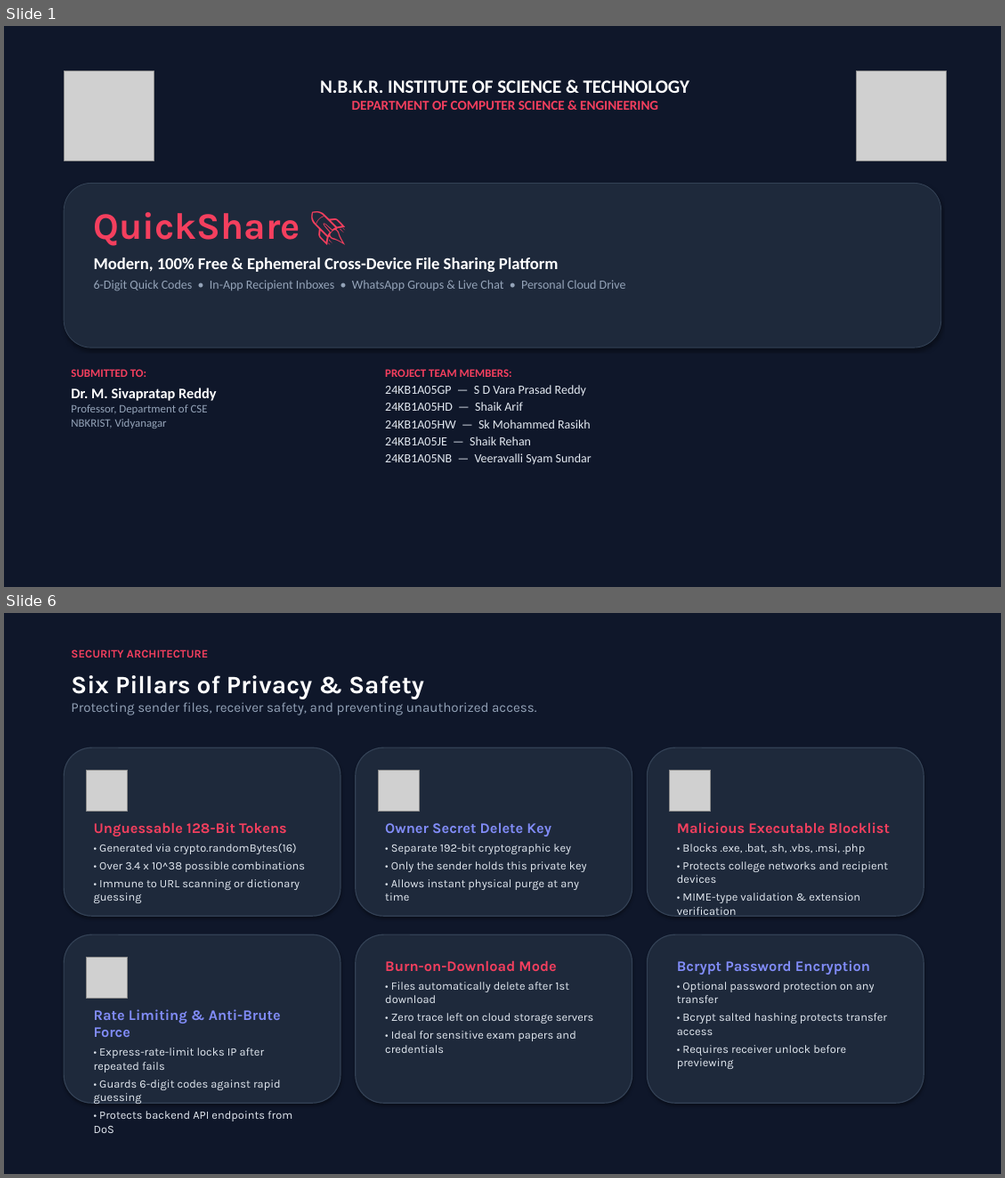
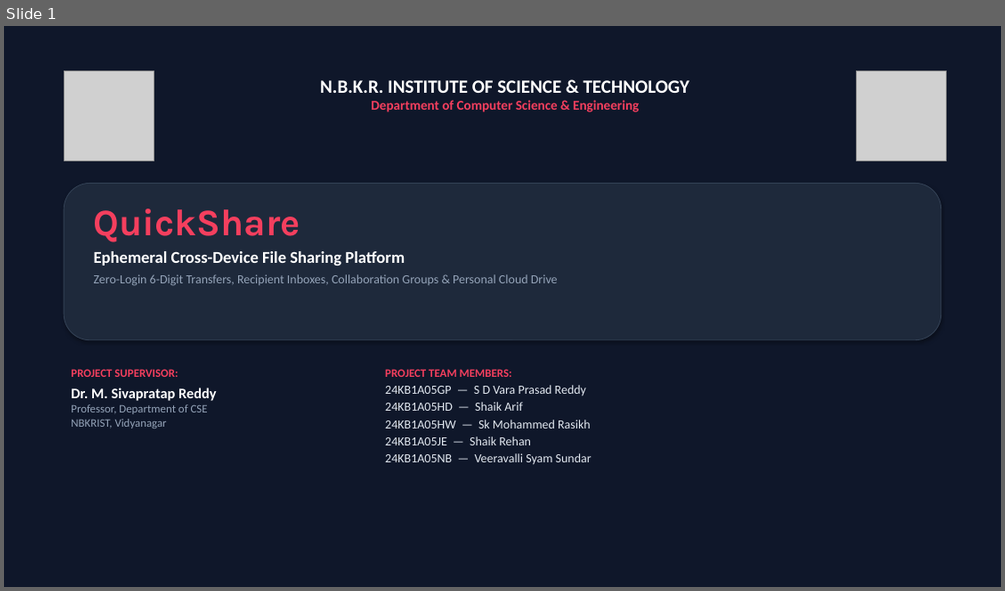
Before and after one commit to sathidevivaraprasadreddy/share, a slide deck: QuickShare_Presentation.pptx. Shown one above the other, each under a label of ours: slides 1 and 6 before the commit, slide 1 after it; the slides between them are not shown. The pictures are 1005x1178 and 1005x591 pixels, drawn with LibreOffice and Linux fonts; fonts in the diff are those of the drawing; grey boxes stand for pictures. Boxes give left, top, right and bottom in pixels: in the first picture for what was removed or moved away, otherwise in the second. Text is boxed around its words. In the diff, an @@ line names an element or a change of style, - is before the commit and + after.

Commit message:
docs(presentation): complete 17-slide executive presentation with real screenshots of login and all core features

```diff
--- a/QuickShare_Presentation.pptx
+++ b/QuickShare_Presentation.pptx
@@ slide 6 removed at [4,613,1001,1174], background #FFFFFF @@
@@ rectangle removed at [4,613,1001,1174] @@
@@ text removed at [71,649,208,657] @@
-SECURITY ARCHITECTURE
@@ text removed at [71,675,536,715] @@
-Six Pillars of Privacy & Safety
-Protecting sender files, receiver safety, and preventing unauthorized access.
@@ rounded rectangle removed at [64,747,340,916] @@
@@ picture removed at [86,770,128,811] @@
@@ rounded rectangle removed at [356,747,632,916] @@
@@ picture removed at [378,770,419,811] @@
@@ rounded rectangle removed at [647,747,923,916] @@
@@ picture removed at [670,770,711,811] @@
@@ text removed at [94,822,305,903] @@
-Unguessable 128-Bit Tokens
-• Generated via crypto.randomBytes(16)
-• Over 3.4 x 10^38 possible combinations
-• Immune to URL scanning or dictionary guessing
@@ text removed at [385,823,587,900] @@
-Owner Secret Delete Key
-• Separate 192-bit cryptographic key
-• Only the sender holds this private key
-• Allows instant physical purge at any time
@@ text removed at [677,822,890,915] @@
-Malicious Executable Blocklist
-• Blocks .exe, .bat, .sh, .vbs, .msi, .php
-• Protects college networks and recipient devices
-• MIME-type validation & extension verification
@@ rounded rectangle removed at [64,934,340,1103] @@
@@ picture removed at [86,957,128,998] @@
@@ rounded rectangle removed at [356,934,632,1103] @@
@@ rounded rectangle removed at [647,934,923,1103] @@
@@ text removed at [385,960,593,1053] @@
-Burn-on-Download Mode
-• Files automatically delete after 1st download
-• Zero trace left on cloud storage servers
-• Ideal for sensitive exam papers and credentials
@@ text removed at [677,960,887,1069] @@
-Bcrypt Password Encryption
-• Optional password protection on any transfer
-• Bcrypt salted hashing protects transfer access
-• Requires receiver unlock before previewing
@@ text removed at [94,1009,292,1133] @@
-Rate Limiting & Anti-Brute Force
-• Express-rate-limit locks IP after repeated fails
-• Guards 6-digit codes against rapid guessing
-• Protects backend API endpoints from DoS
@@ slide 1 changed as well @@
@@ text at [371,100,639,112]: text changed @@
-DEPARTMENT OF COMPUTER SCIENCE & ENGINEERING
+Department of Computer Science & Engineering
@@ rounded rectangle: place and size @@
-rounded rectangle at [64,183,941,347]
+rounded rectangle at [64,183,941,340]
@@ text at [94,208,558,286]: text changed @@
-QuickShare 🚀
-Modern, 100% Free & Ephemeral Cross-Device File Sharing Platform
-6-Digit Quick Codes • In-App Recipient Inboxes • WhatsApp Groups & Live Chat • Personal Cloud Drive
+QuickShare
+Ephemeral Cross-Device File Sharing Platform
+Zero-Login 6-Digit Transfers, Recipient Inboxes, Collaboration Groups & Personal Cloud Drive
@@ text at [71,369,178,377]: text changed @@
-SUBMITTED TO:
+PROJECT SUPERVISOR:
```
Also in this commit, not shown: 3 other slides changed, 13 slides added, 8 other slides removed, 2 other files.
